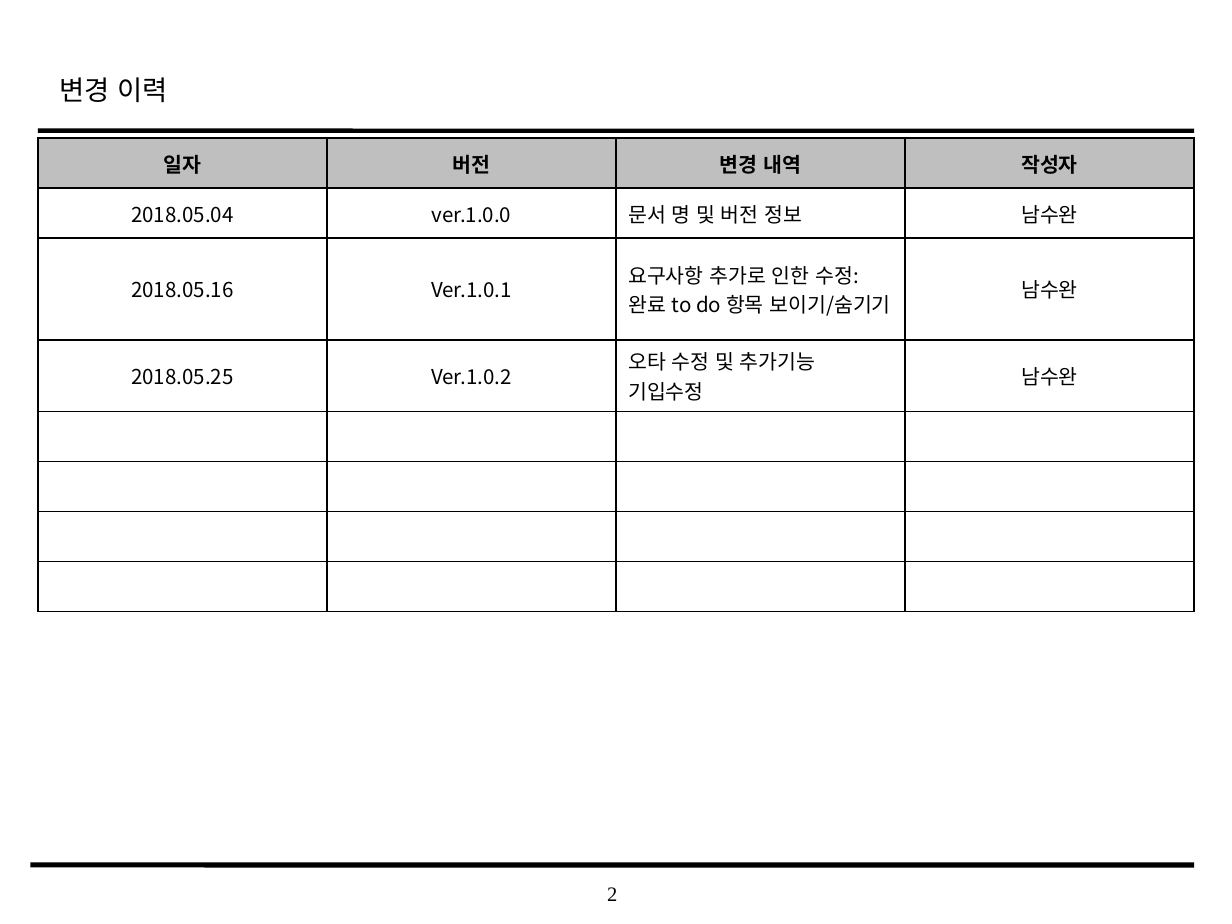
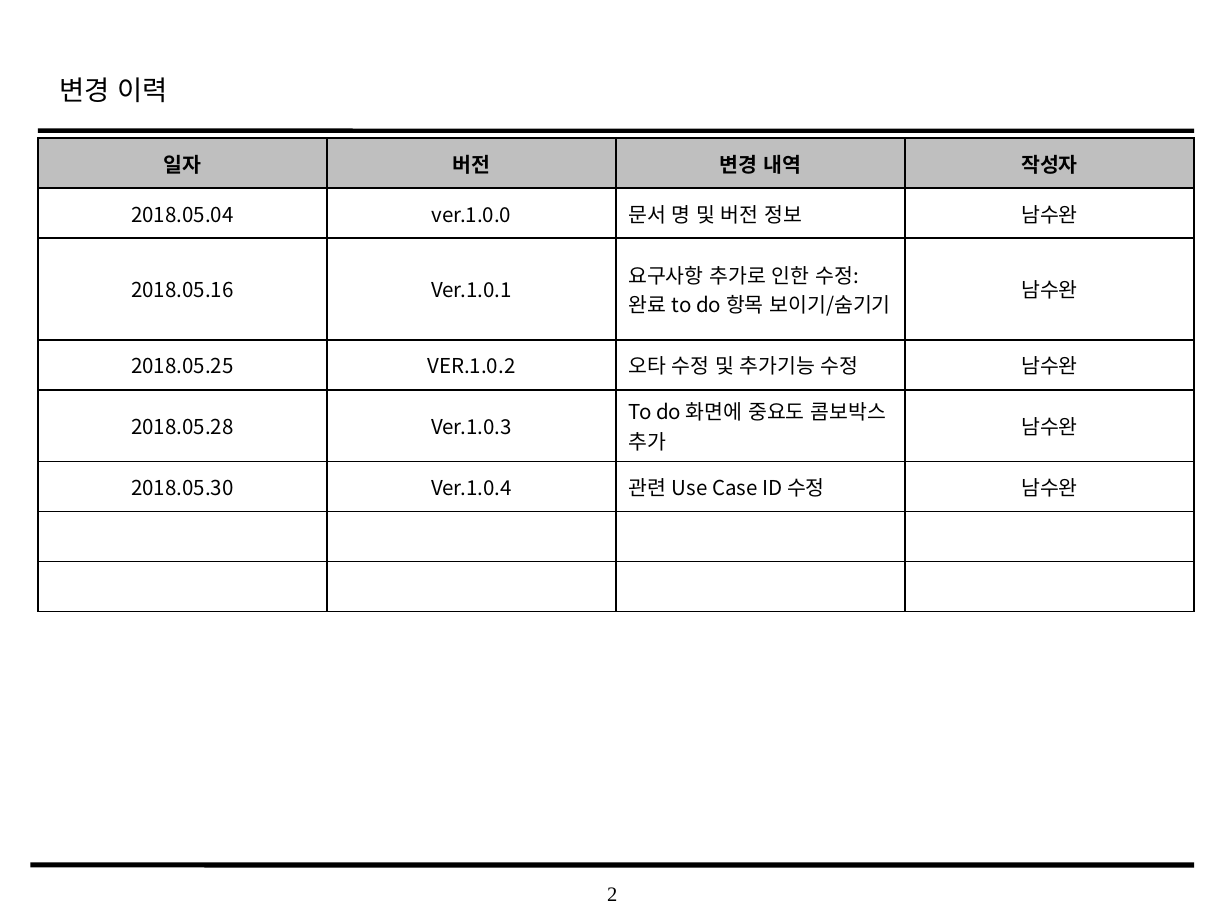
Before and after one commit to SMU-SE-Admin/18-1_3_THREEGO_Doc, a slide deck: slide 2 of 03 설계/UI Design Template_3조_THREEGO.pptx. Drawn at 1232x924 pixels with LibreOffice and Linux fonts; fonts in the diff are those of the drawing; background and template pictures are left out. Boxes give left, top, right and bottom in pixels: in the first picture for what was removed or moved away, otherwise in the second. Text is boxed around its words. In the diff, an @@ line names an element or a change of style, - is before the commit and + after.

```diff
--- a/03 설계/UI Design Template_3조_THREEGO.pptx
+++ b/03 설계/UI Design Template_3조_THREEGO.pptx
@@ table at (38,138,1196,585) @@
-row 4: 2018.05.25 | Ver.1.0.2 | 오타 수정 및 추가기능 기입수정 | 남수완
+row 4: 2018.05.25 | VER.1.0.2 | 오타 수정 및 추가기능 수정 | 남수완
+row 5: 2018.05.28 | Ver.1.0.3 | To do 화면에 중요도 콤보박스 추가 | 남수완
+row 6: 2018.05.30 | Ver.1.0.4 | 관련 Use Case ID 수정 | 남수완
-row 7:  |  |  | 
-row 8:  |  |  | 
```
Also in this commit, not shown: 22 other slides changed.
